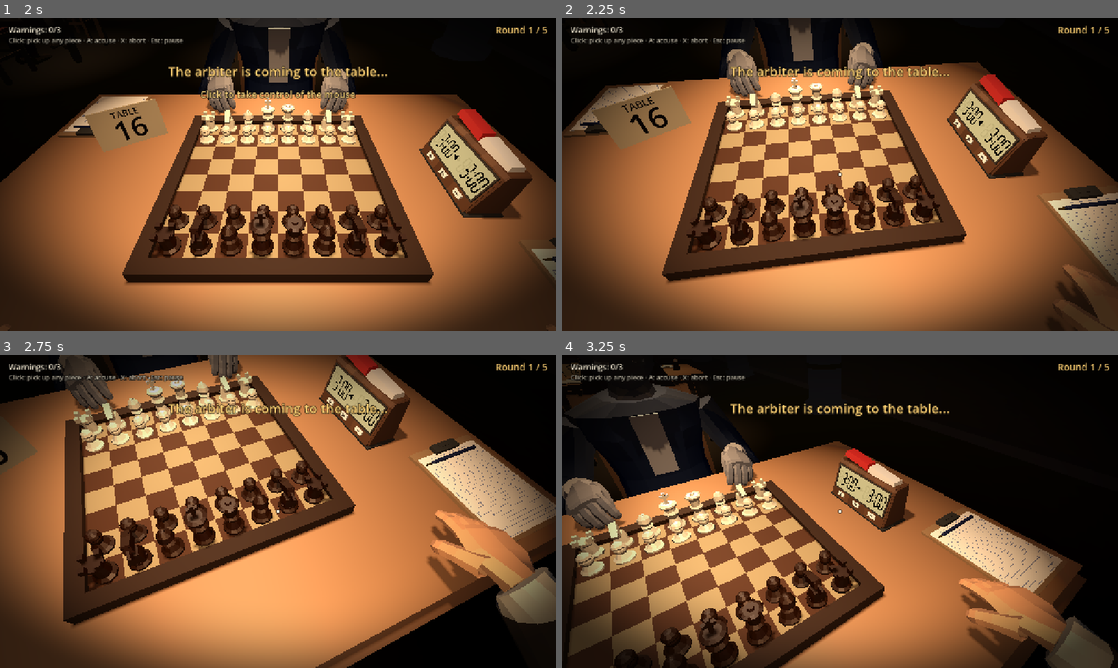
Above: before the commit, frames 1-4 (two rows, left to right).
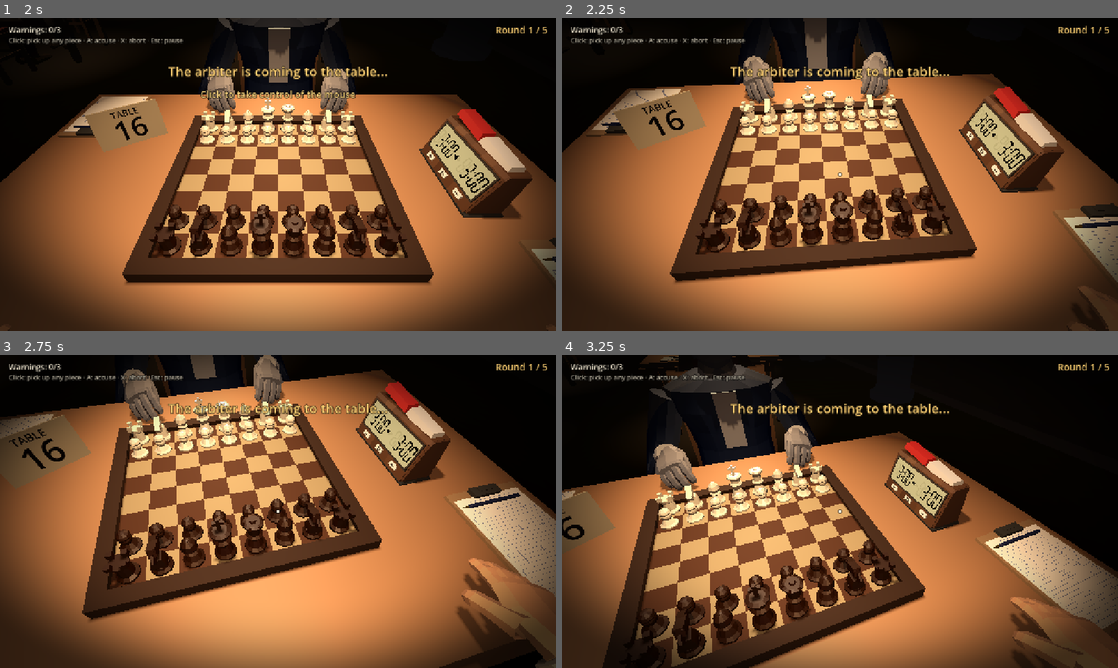
Above: after the commit, the same moments.

Repository: alan-pv/GJ-Horror
Game: Godot game, scene res://src/ui/main_menu.tscn
Two runs of this game, one before a commit and one after it. Both use one fixed random seed, a clock stepped at 60 frames per second and the inputs below. Sound files missing from this copy of the repository are replaced by a short silence.
Inputs (mouse positions are in pixels of both pictures, inside the frame that each line leads up to):
- Up to frame 1 (2 s): click "Play" at 0.5 s; tap Enter at 1.25 s; move the mouse to (400, 158) at 1.27 s; hold A (accuse) from 1.28 s (still down); click (400, 158) at 1.42 s; tap Space at 1.52 s
- Up to frame 2 (2.25 s): release A (accuse) at 2 s; tap Enter at 2 s; drag from (728, 190) to (812, 237) at 2.02 s
- Up to frame 3 (2.75 s): no input
- Up to frame 4 (3.25 s): move the mouse to (851, 505) at 2.77 s; hold A (accuse) from 2.78 s (still down); click (851, 505) at 2.92 s

Frame 1 is identical in both runs. In frame 2, 29% of the frame differs, in the area x 0-100%, y 0-100%; in frame 3, 50%; in frame 4, 50%.

Commit message:
Ratón: giro independiente del tamaño de la ventana
- La cámara usa screen_relative: antes el giro se escalaba con el lienzo (lento en pantalla completa, desbocado en el recuadro de itch)
- Se descartan saltos falsos del bloqueo de puntero en web
- Si el navegador suelta el puntero, el HUD vuelve a pedir el clic
- Sensibilidad máxima de 300 % a 500 %

Diff:
--- a/autoloads/game_settings.gd
+++ b/autoloads/game_settings.gd
@@ -11,7 +11,7 @@
 const SETTINGS_PATH := "user://settings.cfg"
 const SECTION := "game"
 const SENSITIVITY_MIN := 0.25
-const SENSITIVITY_MAX := 3.0
+const SENSITIVITY_MAX := 5.0
 
 signal changed
 
--- a/src/client/player_controller.gd
+++ b/src/client/player_controller.gd
@@ -21,6 +21,9 @@
 ## Ojos del jugador: los de la figura sentada (que está girada 180 grados).
 const EYE_POSITION := Vector3(0.0, OpponentAvatar.EYE_LOCAL.y, SEAT.z - OpponentAvatar.EYE_LOCAL.z)
 const MOUSE_SENSITIVITY := 0.0022
+## Un evento de ratón que salta más que esto (píxeles de pantalla) se descarta: en web,
+## el bloqueo de puntero a veces entrega un salto falso al capturar o al cambiar de ventana.
+const MOUSE_SPIKE_PX := 400.0
 const YAW_LIMIT := deg_to_rad(120.0)
 const PITCH_MIN := deg_to_rad(-80.0)
 const PITCH_MAX := deg_to_rad(55.0)
@@ -60,6 +63,8 @@
 var _head: Node3D
 var _gaze_timer: float = 0.0
 var _headless: bool = false
+## Captura que el juego pidió; si el navegador la suelta por su cuenta se avisa al HUD.
+var _captured: bool = false
 
 
 func setup(p_server: MatchServer, p_board: BoardView, p_color: int, look: Dictionary = {}) -> void:
@@ -191,8 +196,8 @@
 	if _headless or (input_locked and not walking):
 		return
 	if event is InputEventMouseMotion and is_mouse_captured():
-		var k := MOUSE_SENSITIVITY * _sensitivity_scale()
-		set_look(yaw - event.relative.x * k, pitch - event.relative.y * k)
+		var d := look_delta(event.screen_relative, _sensitivity_scale())
+		set_look(yaw - d.x, pitch - d.y)
 	elif walking:
 		return
 	elif event is InputEventMouseButton and event.pressed and event.button_index == MOUSE_BUTTON_LEFT:
@@ -213,6 +218,16 @@
 			server.accuse(color)
 
 
+## Giro (yaw, pitch) en radianes para un movimiento del ratón en píxeles de pantalla.
+## Se usa `screen_relative` y no `relative`: este último se escala con el estiramiento de la
+## ventana, y el giro cambiaba según el tamaño del lienzo (lento en pantalla completa, desbocado
+## en el recuadro de itch.io).
+static func look_delta(screen_relative: Vector2, sensitivity: float) -> Vector2:
+	if screen_relative.length() > MOUSE_SPIKE_PX:
+		return Vector2.ZERO
+	return screen_relative * MOUSE_SENSITIVITY * sensitivity
+
+
 ## Multiplicador de sensibilidad de los ajustes (1.0 si no existe el autoload).
 func _sensitivity_scale() -> float:
 	var settings := get_node_or_null("/root/GameSettings")
@@ -223,6 +238,7 @@
 	if _headless:
 		return
 	Input.mouse_mode = Input.MOUSE_MODE_CAPTURED if on else Input.MOUSE_MODE_VISIBLE
+	_captured = on
 	mouse_capture_changed.emit(on)
 
 
@@ -236,6 +252,10 @@
 			server.set_gaze(color, camera.global_position, -camera.global_basis.z)
 	if not _headless:
 		_update_hover()
+		# El navegador puede soltar el puntero sin avisar (Esc, perder el foco del iframe).
+		if _captured and Input.mouse_mode != Input.MOUSE_MODE_CAPTURED:
+			_captured = false
+			mouse_capture_changed.emit(false)
 	# Si ya no se puede actuar (mano ocupada, acusación, fin), se suelta la pieza.
 	if interaction.selected >= 0 and not interaction.can_act():
 		interaction.deselect()
--- a/tests/run_tests.gd
+++ b/tests/run_tests.gd
@@ -9,6 +9,7 @@
 	"res://tests/test_cheats.gd",
 	"res://tests/test_beginner_helper.gd",
 	"res://tests/test_gaze.gd",
+	"res://tests/test_mouse_look.gd",
 	"res://tests/test_bots.gd",
 	"res://tests/test_bot_cheats.gd",
 	"res://tests/test_maia_encoding.gd",
--- /dev/null
+++ b/tests/test_mouse_look.gd
@@ -0,0 +1,12 @@
+extends TestCase
+
+
+func test_proportional_to_screen_pixels() -> void:
+	var d := PlayerController.look_delta(Vector2(100, -50), 1.0)
+	check(d.is_equal_approx(Vector2(100, -50) * PlayerController.MOUSE_SENSITIVITY), "píxeles por sensibilidad base")
+	check(PlayerController.look_delta(Vector2(100, 0), 2.0).is_equal_approx(Vector2(200, 0) * PlayerController.MOUSE_SENSITIVITY), "el ajuste multiplica")
+
+
+func test_spike_ignored() -> void:
+	check_eq(PlayerController.look_delta(Vector2(3000, 0), 1.0), Vector2.ZERO, "salto falso del navegador")
+	check(PlayerController.look_delta(Vector2(300, 0), 1.0) != Vector2.ZERO, "un giro rápido real sí cuenta")
Not shown, changed: docs/arquitectura.md
